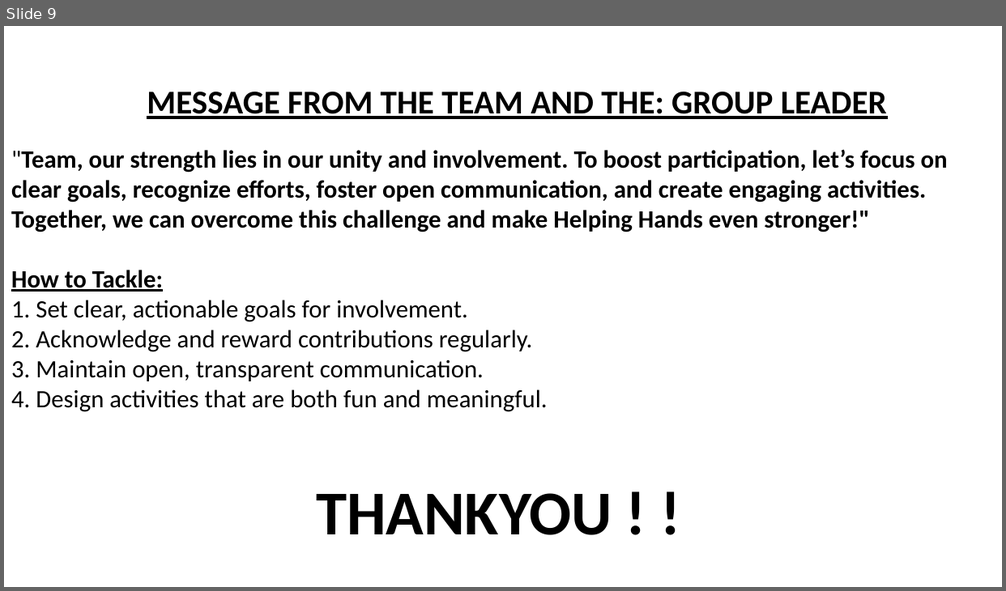
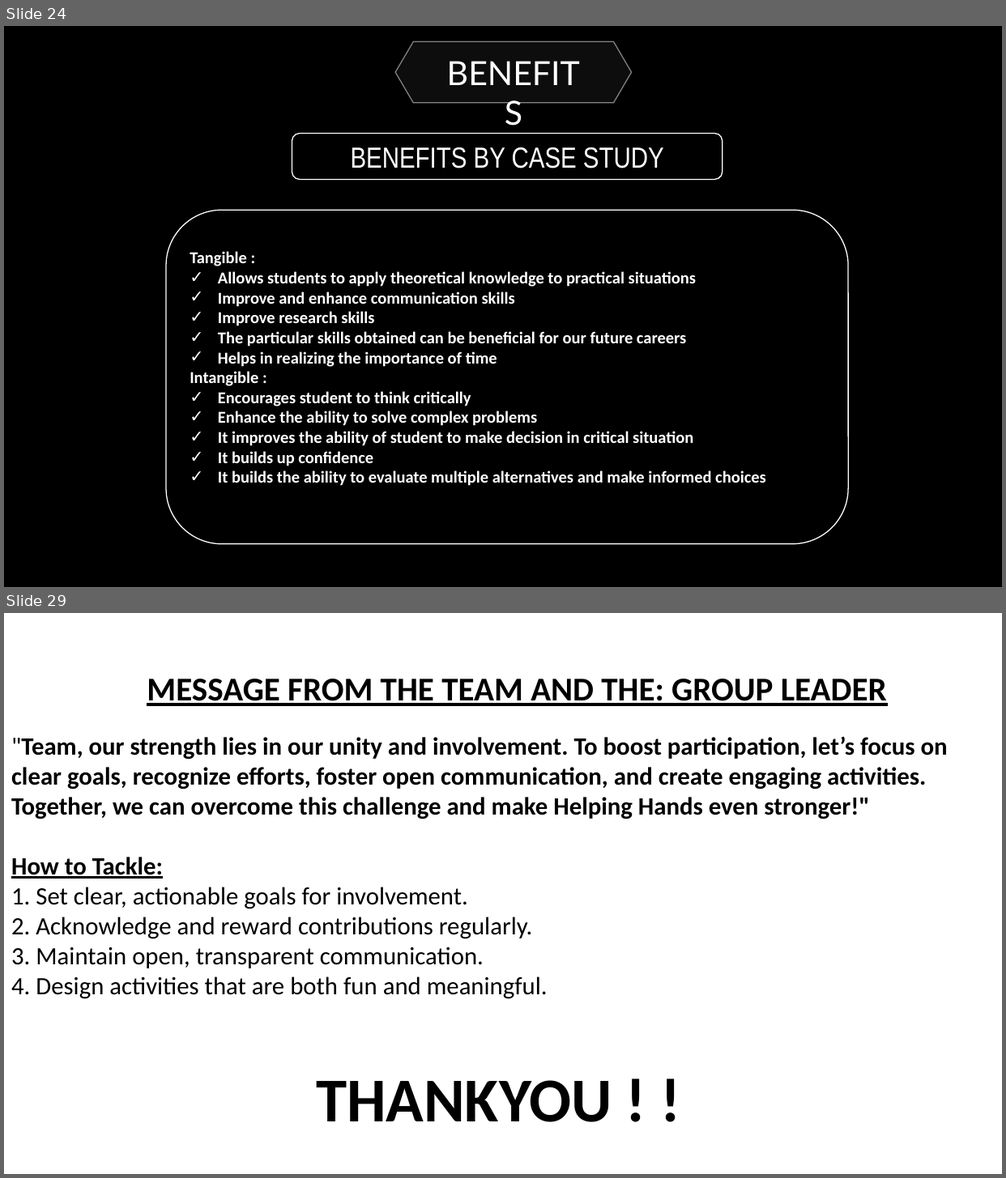
Before and after one commit to Sudeepdeve/Why-Why-, a slide deck: final.pptx. Shown one above the other, each under a label of ours: slide 9 before the commit, slides 24 and 29 after it; the slides between them are not shown. The pictures are 1006x591 and 1006x1178 pixels, drawn with LibreOffice and Linux fonts; fonts in the diff are those of the drawing. Boxes give left, top, right and bottom in pixels: in the first picture for what was removed or moved away, otherwise in the second. Text is boxed around its words. In the diff, an @@ line names an element or a change of style, - is before the commit and + after.

```diff
--- a/final.pptx
+++ b/final.pptx
@@ slide 24 added at <box>4,26,1002,587</box>, background #000000 @@
@@ hexagon added at <box>395,41,632,103</box>, fill #FFFFFF at 5% opacity, outline #FFFFFF 1 pt @@
@@ rounded rectangle added at <box>292,133,722,179</box>, outline #FFFFFF 1 pt, 28 pt, text #FFFFFF @@
+BENEFITS BY CASE STUDY
@@ text added at <box>351,148,467,169</box>, 32 pt, text #FFFFFF @@
+BENEFITS
@@ rounded rectangle added at <box>167,210,849,544</box>, outline #FFFFFF 1 pt, 16 pt, text #FFFFFF, bold @@
+Tangible :
+✓ Allows students to apply theoretical knowledge to practical situations
+✓ Improve and enhance communication skills
+✓ Improve research skills
+✓ The particular skills obtained can be beneficial for our future careers
+✓ Helps in realizing the importance of time
+Intangible :
+✓ Encourages student to think critically
+✓ Enhance the ability to solve complex problems
+✓ It improves the ability of student to make decision in critical situation
+✓ It builds up confidence
+✓ It builds the ability to evaluate multiple alternatives and make informed choices
@@ what was slide 9 is now slide 29 @@
```
Also in this commit, not shown: 19 other slides added.
